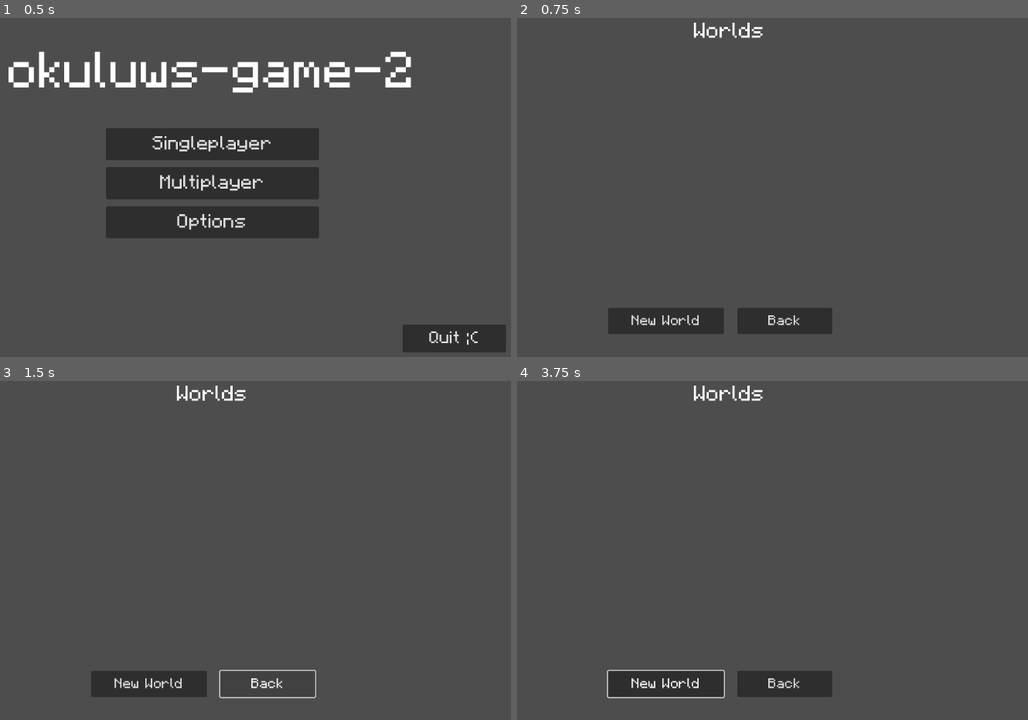
Above: before the commit, frames 1-4 (two rows, left to right).
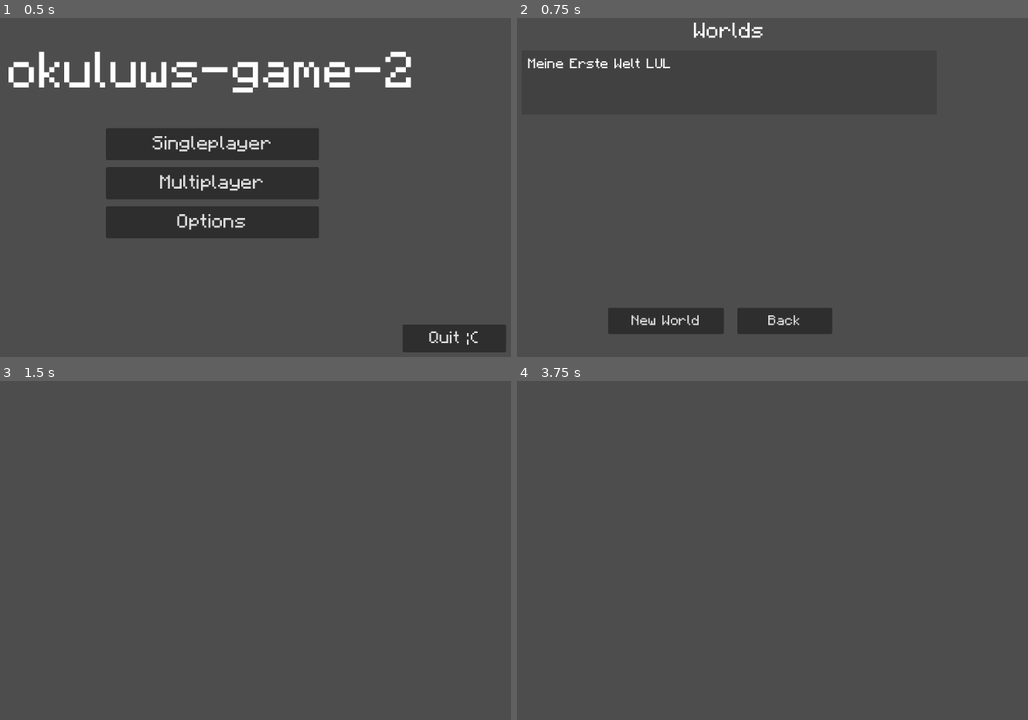
Above: after the commit, the same moments.

Repository: okuluws/okuluws_game_2_godot
Game: Godot game, scene res://globals/Main.tscn
The game is run twice, just before and just after one commit, with the same random seed, the same clock (stepped at 60 frames per second) and the same inputs.
Inputs (mouse positions are in pixels of both pictures, inside the frame that each line leads up to):
- Up to frame 1 (0.5 s): no input
- Up to frame 2 (0.75 s): click "Singleplayer" at 0.5 s
- Up to frame 3 (1.5 s): click "Back" at 1.25 s
- Up to frame 4 (3.75 s): click (665, 682) at 2 s, where only the run before the commit has a clickable "New World"; click (665, 682) at 2.75 s, where only the run before the commit has a clickable "New World"; tap Enter at 3.5 s; move the mouse to (864, 533) at 3.52 s; hold D (move_right) from 3.53 s (still down); click (864, 533) at 3.6 s

Frame 1 is identical in both runs. In frame 2, 0.3% of the frame differs, in the area x 2-30%, y 11-15%; in frame 3, 2.2%; in frame 4, 3.5%, in the area x 17-62%, y 1-94%.
Error before the commit: Invalid access to property or key 'Server' on a base object of type 'Node (Main.gd)'. (res://gui/world_selection.gd:5)
Error after the commit: Attempt to call function 'get_directories' in base 'null instance' on a null instance. (res://gui/world_selection.gd:23)

Commit message:
s

Diff:
--- a/globals/EntitySpawner.gd
+++ b/globals/EntitySpawner.gd
@@ -1,14 +1,17 @@
 extends MultiplayerSpawner
 
 
-@onready var Main = $"/root/Main"
+@onready var World = $"../"
+@onready var Level = $"../Level"
 
 
 func _spawn_function(data: Dictionary):
 	for k in data:
 		assert(k in ["id", "properties"], "unknown argument >%s<" % k)
 
-	var entity: Node2D = Main.config.entities[data["id"]].instantiate()
+	var entity: Node2D = World.config.entities[data["id"]].instantiate()
+
+	entity.entity_id = data["id"]
 
 	if data.has("properties"):
 		for k in data["properties"]:
--- a/globals/Main.gd
+++ b/globals/Main.gd
@@ -1,20 +1,37 @@
+# LOL
+
+# PLANS:
+# switch to C# for most stuff cause it has way better typing, maybe revert in future if gdscript has grown up
+# i hope i wont regret this one ;)
+
+
 extends Node
 
 
-#@onready var Client = $"Client"
-#@onready var Server = $"Server"
-#@onready var World = $"World"
 #@onready var GUIs = $"GUIs"
-#@onready var EntitySpawner = $"MultiplayerSpawner"
 
 
-var config = {
-	"entities": {
-		"overworld": preload("res://overworld/overworld.tscn"),
-		"player": preload("res://player/player.tscn"),
-	}
-}
+# definitly not stolen code
+func parse_os_arguments():
+	var arguments = {}
+	for argument in OS.get_cmdline_args():
+		if argument.find("=") > -1:
+			var key_value = argument.split("=")
+			arguments[key_value[0].lstrip("--")] = key_value[1]
+	return arguments
 
 
 func _ready():
+	var args = parse_os_arguments()
+	if args.has("server"):
+		var World = preload("res://globals/World.tscn").instantiate()
+		add_child(World)
+		World.start_server(args.server)
+		return
+
 	$"GUIs".add_child(preload("res://gui/home.tscn").instantiate())
+
+
+func _notification(what):
+	if what == NOTIFICATION_WM_CLOSE_REQUEST:
+		get_tree().quit()
--- a/globals/Main.tscn
+++ b/globals/Main.tscn
@@ -1,23 +1,8 @@
-[gd_scene load_steps=5 format=3 uid="uid://cegssjy7r8gx7"]
+[gd_scene load_steps=2 format=3 uid="uid://cegssjy7r8gx7"]
 
 [ext_resource type="Script" path="res://globals/Main.gd" id="1_6dk3d"]
-[ext_resource type="Script" path="res://globals/Client.gd" id="2_tvl1n"]
-[ext_resource type="Script" path="res://globals/Server.gd" id="3_0virn"]
-[ext_resource type="Script" path="res://globals/EntitySpawner.gd" id="4_jlm0r"]
 
 [node name="Main" type="Node"]
 script = ExtResource("1_6dk3d")
 
 [node name="GUIs" type="CanvasLayer" parent="."]
-
-[node name="Client" type="Node" parent="."]
-script = ExtResource("2_tvl1n")
-
-[node name="Server" type="Node" parent="."]
-script = ExtResource("3_0virn")
-
-[node name="MultiplayerSpawner" type="MultiplayerSpawner" parent="."]
-spawn_path = NodePath("../World")
-script = ExtResource("4_jlm0r")
-
-[node name="World" type="Node2D" parent="."]
--- a/globals/Server.gd
+++ b/globals/Server.gd
@@ -17,12 +17,18 @@
 	enet.create_server(server_port)
 	multiplayer.multiplayer_peer = enet
 
-	#OS.execute()
 	multiplayer.peer_connected.connect(func(peer_id):
 		print("connected client peer %d" % peer_id)
 
-		EntitySpawner.spawn({ "id": "player", "properties": { "name": str(peer_id), "player_type": "square" } })
+		var new_player_node = EntitySpawner.spawn({ "id": "player", "properties": { "name": str(peer_id), "player_type": "square" } })
 		Client.assign_player.rpc_id(peer_id, str(peer_id))
+		player_nodes[peer_id] = new_player_node
+	)
+
+	multiplayer.peer_disconnected.connect(func(peer_id):
+		print("disconnected client peer %d" % peer_id)
+		player_nodes[peer_id].queue_free()
+		player_nodes.erase(peer_id)
 	)
 
 	EntitySpawner.spawn({ "id": "overworld" })
--- /dev/null
+++ b/globals/World.gd
@@ -0,0 +1,123 @@
+extends Node
+
+
+var config = {
+	"entities": {
+		"overworld": preload("res://overworld/overworld.tscn"),
+		"player": preload("res://player/player.tscn"),
+		"punch": preload("res://player/punch.tscn"),
+		"squareenemy": preload("res://squareenemy/squareenemy.tscn"),
+	}
+}
+
+var local_server_pid = []
+var enet = ENetMultiplayerPeer.new()
+var player_nodes = {}
+@onready var EntitySpawner: MultiplayerSpawner = $"MultiplayerSpawner"
+@onready var Level: Node2D = $"Level"
+const WORLDS_FOLDER = "user://worlds"
+var SAVEFILE_PATH = "user://world.cfg"
+var WORLD_FOLDER = "user://worlds/idk"
+
+
+func _process(_delta):
+	if Input.is_action_just_pressed("escape"):
+		pass
+
+
+
+func start_client(full_server_address: String):
+	print("Starting Client...")
+	var server_address = full_server_address.get_slice(":", 0)
+	var server_port = int(full_server_address.get_slice(":", 1))
+	enet.create_client(server_address, server_port)
+	multiplayer.multiplayer_peer = enet
+
+	multiplayer.connected_to_server.connect(func(): print("connected to server peer"))
+
+
+
+func start_server(full_server_address: String):
+	print("Starting Server...")
+	var _server_address = full_server_address.get_slice(":", 0)
+	var server_port = int(full_server_address.get_slice(":", 1))
+	enet.create_server(server_port)
+	multiplayer.multiplayer_peer = enet
+
+	multiplayer.peer_connected.connect(func(peer_id):
+		print("connected client peer %d" % peer_id)
+
+		var new_player_node = EntitySpawner.spawn({ "id": "player", "properties": { "name": str(peer_id), "player_type": "square" } })
+		assign_player.rpc_id(peer_id, str(peer_id))
+		player_nodes[peer_id] = new_player_node
+	)
+
+	multiplayer.peer_disconnected.connect(func(peer_id):
+		print("disconnected client peer %d" % peer_id)
+		player_nodes[peer_id].queue_free()
+		player_nodes.erase(peer_id)
+	)
+
+	if FileAccess.file_exists(SAVEFILE_PATH):
+		load_level()
+	else:
+		# initial world
+		EntitySpawner.spawn({ "id": "overworld" })
+		EntitySpawner.spawn({
+			"id": "squareenemy",
+			"properties": {
+				"position": Vector2(randi_range(300, 800), randi_range(300, 800))
+			},
+		})
+
+	save_level()
+
+
+func start_local():
+	# NOTE: delete before release
+	var pid: int
+	if OS.is_debug_build():
+		pid = OS.create_process(OS.get_executable_path(), ["--server='127.0.0.1:42000'"], true)
+	else:
+		pid = OS.create_instance(["--headless", "--server='127.0.0.1:42000'"])
+	#var pid = OS.create_instance(["--headless", "--server='127.0.0.1:42000'"])
+
+	local_server_pid = [pid]
+	start_client("127.0.0.1:42000")
+
+
+
+@rpc
+func assign_player(node_name: String):
+	await get_tree().create_timer(0.1).timeout
+	Level.get_node(node_name).add_child(Camera2D.new())
+
+
+
+func _notification(what):
+	if what == NOTIFICATION_WM_CLOSE_REQUEST:
+		save_level()
+		for pid in local_server_pid:
+			OS.kill(pid)
+
+
+
+
+## Creates new empty file if doesnt exist, else clears it, should proly make backup of the file :o
+func save_level():
+	var savefile = ConfigFile.new()
+	savefile.save(SAVEFILE_PATH)
+	for node in get_tree().get_nodes_in_group("Persist"):
+		var pers_cfg = node.get_persistent()
+		savefile.set_value(Level.get_path_to(node), "handler", pers_cfg.handler)
+		savefile.set_value(Level.get_path_to(node), "data", pers_cfg.data)
+	savefile.save(SAVEFILE_PATH)
+
+
+
+## Can only load handlers in PRELOADED
+func load_level():
+	var savefile = ConfigFile.new()
+	savefile.load(SAVEFILE_PATH)
+	for section_key in savefile.get_sections():
+		load(savefile.get_value(section_key, "handler")).new().load_persistent(savefile.get_value(section_key, "data"), self)
--- /dev/null
+++ b/globals/World.tscn
@@ -0,0 +1,15 @@
+[gd_scene load_steps=3 format=3 uid="uid://l0amv7p2h58v"]
+
+[ext_resource type="Script" path="res://globals/World.gd" id="1_el4op"]
+[ext_resource type="Script" path="res://globals/EntitySpawner.gd" id="2_be7pc"]
+
+[node name="World" type="Node"]
+script = ExtResource("1_el4op")
+
+[node name="MultiplayerSpawner" type="MultiplayerSpawner" parent="."]
+spawn_path = NodePath("../Level")
+script = ExtResource("2_be7pc")
+
+[node name="Level" type="Node2D" parent="."]
+
+[node name="In World Options" type="CanvasLayer" parent="."]
--- a/gui/home.gd
+++ b/gui/home.gd
@@ -9,10 +9,12 @@
 	queue_free()
 
 
+
 func _on_singleplayer_pressed():
 	GUIs.add_child(preload("res://gui/world_selection.tscn").instantiate())
 	queue_free()
 
 
+
 func _on_quit_pressed():
-	get_tree().quit()
+	get_tree().root.propagate_notification(NOTIFICATION_WM_CLOSE_REQUEST)
--- /dev/null
+++ b/gui/in_world_options.gd
@@ -0,0 +1,18 @@
+extends CanvasLayer
+
+
+@onready var GUIs: CanvasLayer = $"/root/Main/GUIs"
+@onready var World = $"/root/Main/World"
+@onready var Main: Node = $"/root/Main"
+
+
+func _on_leave_world_pressed():
+	for node in World.get_children():
+		World.remove_child(node)
+
+	multiplayer.multiplayer_peer.close()
+	for pid in Main.config.child_processes_pid:
+		OS.kill(pid)
+
+	GUIs.add_child(preload("res://gui/home.tscn").instantiate())
+	queue_free()
--- /dev/null
+++ b/gui/in_world_options.tscn
@@ -0,0 +1,29 @@
+[gd_scene load_steps=3 format=3 uid="uid://n8daocod2i0i"]
+
+[ext_resource type="Script" path="res://gui/in_world_options.gd" id="1_jiqea"]
+[ext_resource type="Theme" uid="uid://b0by7hlhq1qlj" path="res://gui/pixel_theme.tres" id="2_rwka7"]
+
+[node name="In World Options" type="CanvasLayer"]
+script = ExtResource("1_jiqea")
+
+[node name="ColorRect" type="ColorRect" parent="."]
+anchors_preset = 15
+anchor_right = 1.0
+anchor_bottom = 1.0
+grow_horizontal = 2
+grow_vertical = 2
+color = Color(0.231518, 0.231518, 0.231518, 0.227451)
+
+[node name="Leave World" type="Button" parent="."]
+anchors_preset = 5
+anchor_left = 0.5
+anchor_right = 0.5
+offset_left = -98.0
+offset_top = 445.0
+offset_right = 98.0
+offset_bottom = 480.0
+grow_horizontal = 2
+theme = ExtResource("2_rwka7")
+text = "Leave World"
+
+[connection signal="pressed" from="Leave World" to="." method="_on_leave_world_pressed"]
--- a/gui/server_selection.gd
+++ b/gui/server_selection.gd
@@ -2,9 +2,7 @@
 
 
 @onready var Main: Node = $"/root/Main"
-@onready var Server: Node = Main.Server
-@onready var Client: Node = Main.Client
-@onready var GUIs: CanvasLayer = Main.GUIs
+@onready var GUIs: CanvasLayer = $"/root/Main/GUIs"
 
 
 func _on_back_pressed():
@@ -13,10 +11,15 @@
 
 
 func _on_join_server_pressed():
-	Client.start($"Server Address".text)
+	var World = preload("res://globals/World.tscn").instantiate()
+	Main.add_child(World)
+	World.start_client($"Server Address".text)
 	queue_free()
 
 
+
 func _on_host_locally_pressed():
-	Server.start("127.0.0.1:42000")
+	var World = preload("res://globals/World.tscn").instantiate()
+	Main.add_child(World)
+	World.start_server($"Server Address".text)
 	queue_free()
--- a/gui/world_selection.gd
+++ b/gui/world_selection.gd
@@ -2,17 +2,23 @@
 
 
 @onready var Main: Node = $"/root/Main"
-@onready var Server: Node = Main.Server
-@onready var Client: Node = Main.Client
-@onready var GUIs: CanvasLayer = Main.GUIs
+@onready var GUIs: CanvasLayer = $"/root/Main/GUIs"
 
 
 func _on_new_world_pressed():
-	Server.start("127.0.0.1:42000")
-	Client.start("127.0.0.1:42000")
+	var World = preload("res://globals/World.tscn").instantiate()
+	Main.add_child(World)
+	World.start_local()
 	queue_free()
+
 
 
 func _on_back_pressed():
 	GUIs.add_child(preload("res://gui/home.tscn").instantiate())
 	queue_free()
+
+
+func _ready():
+	var worlds_folder = DirAccess.open("user://worlds")
+	for dir_name in worlds_folder.get_directories():
+		$"ScrollContainer/VBoxContainer"
--- a/gui/world_selection.tscn
+++ b/gui/world_selection.tscn
@@ -48,5 +48,37 @@
 theme = ExtResource("1_m1hu2")
 text = "Back"
 
+[node name="ScrollContainer" type="ScrollContainer" parent="."]
+anchors_preset = 13
+anchor_left = 0.5
+anchor_right = 0.5
+anchor_bottom = 1.0
+offset_left = -387.0
+offset_top = 68.0
+offset_right = 387.0
+offset_bottom = -139.0
+grow_horizontal = 2
+grow_vertical = 2
+
+[node name="VBoxContainer" type="VBoxContainer" parent="ScrollContainer"]
+layout_mode = 2
+size_flags_horizontal = 3
+size_flags_vertical = 3
+
+[node name="ColorRect" type="ColorRect" parent="ScrollContainer/VBoxContainer"]
+custom_minimum_size = Vector2(0, 120)
+layout_mode = 2
+color = Color(0.192157, 0.192157, 0.192157, 0.411765)
+
+[node name="RichTextLabel" type="RichTextLabel" parent="ScrollContainer/VBoxContainer/ColorRect"]
+layout_mode = 0
+offset_left = 12.0
+offset_top = 12.0
+offset_right = 350.0
+offset_bottom = 52.0
+theme = ExtResource("1_m1hu2")
+text = "Meine Erste Welt LUL"
+fit_content = true
+
 [connection signal="pressed" from="New World" to="." method="_on_new_world_pressed"]
 [connection signal="pressed" from="Back" to="." method="_on_back_pressed"]
--- a/overworld/overworld.gd
+++ b/overworld/overworld.gd
@@ -1,17 +1,15 @@
 extends Node2D
 
 
-#@onready var EntitySpawner = $"/root/Main/MultiplayerSpawner"
+@onready var World: Node = $"/root/Main/World"
+@onready var EntitySpawner: MultiplayerSpawner = World.EntitySpawner
+
+var entity_id: String
 
 
-#func _ready():
-	#if multiplayer.is_server():
-		#EntitySpawner.spawn({
-			#"entity_name": "squareenemy",
-			#"properties": {
-				#"position": Vector2(300, 500)
-			#},
-		#})
+func _ready():
+	if multiplayer.is_server():
+		pass
 		#
 		#EntitySpawner.spawn({
 			#"entity_name": "square_fragment",
@@ -33,3 +31,15 @@
 				#"position": Vector2(900, 500),
 			#},
 		#})
+
+
+func get_persistent():
+	return {
+		"data": {},
+		"handler": get_script().get_path(),
+	}
+
+func load_persistent(_data, _World):
+	_World.EntitySpawner.spawn({
+		"id": "overworld"
+	})
--- a/overworld/overworld.tscn
+++ b/overworld/overworld.tscn
@@ -12,7 +12,7 @@
 tile_size = Vector2i(128, 128)
 sources/1 = SubResource("TileSetAtlasSource_h1a0y")
 
-[node name="overworld" type="Node2D"]
+[node name="overworld" type="Node2D" groups=["Persist"]]
 script = ExtResource("1_yxylk")
 
 [node name="TileMap" type="TileMap" parent="."]
--- a/player/player.gd
+++ b/player/player.gd
@@ -3,7 +3,7 @@
 
 # TODO: better static typing
 @onready var World: Node = $"/root/Main/World"
-@onready var Client: Node = $"/root/Main/Client"
+@onready var EntitySpawner: MultiplayerSpawner = World.EntitySpawner
 
 var facing_direction: Vector2 = Vector2.DOWN
 var healthpoints_max: int = 10
@@ -12,16 +12,18 @@
 var player_type: String
 var display_text: String
 var is_idle: bool
+var peer_owner: int
+var entity_id: String
 
 
 func _ready():
-	if World.RUNNING_SERVER:
+	peer_owner = name.to_int()
+	if multiplayer.is_server():
 		$IdleTimer.start()
 
 
-
 func _process(_delta):
-	if World.RUNNING_SERVER:
+	if multiplayer.is_server():
 		display_text = "[center][color=green]Player %s" % name
 		if is_idle:
 			display_text += "[color=darkgray][AFK][/color]"
@@ -65,42 +67,33 @@
 
 
 func _physics_process(_delta):
-	if World.RUNNING_SERVER:
+	if multiplayer.is_server():
 		if $IdleTimer.time_left == 0:
 			is_idle = true
 
-	if World.RUNNING_CLIENT:
-		if name == str(Client.multiplayer.get_unique_id()):
+	else:
+		if peer_owner == multiplayer.get_unique_id():
 			var move_direction = Input.get_vector("move_left", "move_right", "move_up", "move_down")
 			var move_direction_signed = move_direction.sign()
 
 			if move_direction_signed.x == -1:
-				Client.multiplayer.rpc(1, self, "set_player_facing_direction", [Vector2.LEFT])
+				set_player_facing_direction.rpc_id(1, Vector2.LEFT)
 			elif move_direction_signed.x == 1:
-				Client.multiplayer.rpc(1, self, "set_player_facing_direction", [Vector2.RIGHT])
+				set_player_facing_direction.rpc_id(1, Vector2.RIGHT)
 			elif move_direction_signed.y == -1:
-				Client.multiplayer.rpc(1, self, "set_player_facing_direction", [Vector2.UP])
+				set_player_facing_direction.rpc_id(1, Vector2.UP)
 			elif move_direction_signed.y == 1:
-				Client.multiplayer.rpc(1, self, "set_player_facing_direction", [Vector2.DOWN])
+				set_player_facing_direction.rpc_id(1, Vector2.DOWN)
 
-			Client.multiplayer.rpc(1, self, "set_player_velocity", [move_direction * 400])
-			#set_player_velocity.rpc_id(1, move_direction * 400)
+			set_player_velocity.rpc_id(1, move_direction * 400)
 			velocity = move_direction * 400
 
-			#if Input.is_action_just_pressed("attack"):
-				#Server.spawn_entity.rpc_id(1, {
-					#"entity_name": "punch",
-					#"properties": {
-						#"auto_despawn": true,
-						#"user_record_id": user_record_id,
-						#"position": position + get_local_mouse_position().normalized()  * 80,
-						#"rotation": get_local_mouse_position().angle() + PI / 2,
-						#"velocity": get_local_mouse_position().normalized() * 1000,
-					#},
-				#})
-			#
-			#if ["move_left", "move_right", "move_up", "move_down", "attack"].any(func(_action): return Input.is_action_pressed(_action)):
-				#i_am_not_idle.rpc_id(1)
+			if Input.is_action_just_pressed("attack"):
+				spawn_punch.rpc_id(1, position + get_local_mouse_position().normalized() * 80, get_local_mouse_position().angle() + PI / 2, get_local_mouse_position().normalized() * 1000)
+
+
+			if ["move_left", "move_right", "move_up", "move_down", "attack"].any(func(_action): return Input.is_action_pressed(_action)):
+				i_am_not_idle.rpc_id(1)
 			#
 			#if Input.is_action_just_pressed("open_inventory"):
 				#Client.inventory_gui.visible = not Client.inventory_gui.visible
@@ -124,4 +117,32 @@
 	assert(multiplayer.is_server())
 	facing_direction = _facing_direction
 
-#@rpc("any_peer")
+@rpc("any_peer")
+func spawn_punch(_position: Vector2, _rotation: float, _velocity: Vector2):
+	EntitySpawner.spawn({
+		"id": "punch",
+		"properties": {
+			"peer_owner": multiplayer.get_remote_sender_id(),
+			"position": _position,
+			"rotation": _rotation,
+			"velocity": _velocity,
+		}
+	})
+
+func get_persistent():
+	return {
+		"data": {
+			"position": position,
+			"healthpoints_max": healthpoints_max,
+			"healthpoints": healthpoints,
+			"coins": coins,
+			"player_type": player_type,
+			"peer_owner_network_address": (multiplayer.multiplayer_peer as ENetMultiplayerPeer).get_peer(1).get_remote_address()
+		},
+		"handler": get_script().get_path()
+	}
+
+func load_persistent(_data, _World):
+	#healthpoints_max = data.healthpoints_max
+	#healthpoints = data.healthpoints
+	pass
--- a/player/player.tscn
+++ b/player/player.tscn
@@ -779,7 +779,7 @@
 [sub_resource type="CircleShape2D" id="CircleShape2D_dkbu6"]
 radius = 69.0
 
-[node name="CharacterBody2D" type="CharacterBody2D"]
+[node name="CharacterBody2D" type="CharacterBody2D" groups=["Persist"]]
 collision_layer = 2
 motion_mode = 1
 script = ExtResource("1_p5a3p")
--- a/player/punch.gd
+++ b/player/punch.gd
@@ -1,24 +1,17 @@
 extends CharacterBody2D
 
 
-@export var user_record_id: String
 @export var timer: Timer
-@export var auto_despawn: bool
-@export var synced_position: Vector2
+var peer_owner: int
+var entity_id: String
 
 
 func _ready():
 	if multiplayer.is_server():
-		synced_position = position
-		if auto_despawn:
-			timer.start()
+		timer.start()
 
 func _physics_process(_delta):
-	if multiplayer.is_server():
-		move_and_slide()
-		synced_position = position
-	else:
-		position = Client.predict_client_position(position, synced_position, 14, 40)
+	move_and_slide()
 
 func _on_timer_timeout():
 	if multiplayer.is_server():
@@ -28,8 +21,7 @@
 
 func _on_area_2d_body_entered(body: Node2D):
 	if multiplayer.is_server():
-		if body.name != str(user_record_id):
-			if body.has_method("take_damage"):
-				body.take_damage(3, user_record_id)
+		if not ("peer_owner" in body and body.peer_owner != peer_owner) and body.has_method("take_damage"):
+			body.take_damage(3, [peer_owner])
 
 			#despawn
--- a/player/punch.tscn
+++ b/player/punch.tscn
@@ -13,7 +13,7 @@
 properties/0/path = NodePath(".:rotation")
 properties/0/spawn = true
 properties/0/replication_mode = 1
-properties/1/path = NodePath(".:synced_position")
+properties/1/path = NodePath(".:position")
 properties/1/spawn = true
 properties/1/replication_mode = 1
 
--- a/project.godot
+++ b/project.godot
@@ -68,6 +68,11 @@
 "events": [Object(InputEventKey,"resource_local_to_scene":false,"resource_name":"","device":-1,"window_id":0,"alt_press …(182 unchanged characters)…
 ]
 }
+escape={
+"deadzone": 0.5,
+"events": [Object(InputEventKey,"resource_local_to_scene":false,"resource_name":"","device":-1,"window_id":0,"alt_pressed":false,"shift_pressed":false,"ctrl_pressed":false,"meta_pressed":false,"pressed":false,"keycode":0,"physical_keycode":4194305,"key_label":0,"unicode":0,"echo":false,"script":null)
+]
+}
 
 [layer_names]
 
--- a/squareenemy/squareenemy.gd
+++ b/squareenemy/squareenemy.gd
@@ -1,10 +1,13 @@
 extends CharacterBody2D
 
 
-@export var healthpoints_max: int = 20
-@export var healthpoints: int = 20
+@onready var World: Node = $"/root/Main/World"
+@onready var EntitySpawner: MultiplayerSpawner = World.EntitySpawner
 
+var healthpoints_max: int = 20
+var healthpoints: int = 20
 var already_dead: bool = false
+var entity_id: String
 
 
 func _process(_delta):
@@ -15,19 +18,42 @@
 	else:
 		%Health.text = "[center]Squareenemy [color=red]%d/%d[color=red]♥" % [healthpoints, healthpoints_max]
 
-func take_damage(damagepoints, rewards_user_record_id = ""):
+func take_damage(damagepoints, rewards_peer_):
 	assert(multiplayer.is_server())
 	healthpoints = clampi(healthpoints - damagepoints, 0, healthpoints_max)
 	if healthpoints <= 0 and not already_dead:
 		already_dead = true
+		remove_from_group("Persist")
 
-		if rewards_user_record_id:
-			Server.update_profile_entry(Server.players[rewards_user_record_id]["profile_record_id"], "coins", func(value): return value + 1)
+		for rewards_peer in rewards_peer_:
+			# TODO: award coins
+			pass
 		await get_tree().create_timer(1).timeout
 		EntitySpawner.spawn({
-			"entity_name": "squareenemy",
+			"id": "squareenemy",
 			"properties": {
 				"position": Vector2(300, 500)
 			},
 		})
 		queue_free()
+
+
+func get_persistent():
+	return {
+		"data": {
+			"position": position,
+			"healthpoints_max": healthpoints_max,
+			"healthpoints": healthpoints,
+		},
+		"handler": get_script().get_path()
+	}
+
+func load_persistent(data, _World):
+	var squareenemy = _World.EntitySpawner.spawn({
+		"id": "squareenemy",
+		"properties": { "position": data.position }
+	})
+
+	squareenemy.healthpoints_max = data.healthpoints_max
+	squareenemy.healthpoints = data.healthpoints
+	# Why not set these in spawn()? - Both is possible but you should only do that if really needed like for position which would be set to zero before sync and that could mess things up client side
--- a/squareenemy/squareenemy.tscn
+++ b/squareenemy/squareenemy.tscn
@@ -18,7 +18,7 @@
 properties/2/spawn = true
 properties/2/replication_mode = 1
 
-[node name="Squareenemy" type="CharacterBody2D"]
+[node name="Squareenemy" type="CharacterBody2D" groups=["Persist"]]
 script = ExtResource("1_hgl2n")
 
 [node name="CollisionShape2D" type="CollisionShape2D" parent="."]
Not shown, changed: export_presets.cfg
